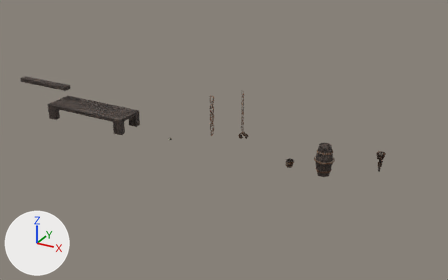
One commit to the Blender file Environnements Pre-tests/The Great Prison/Props/props 2.blend: the scene before it, then after it.
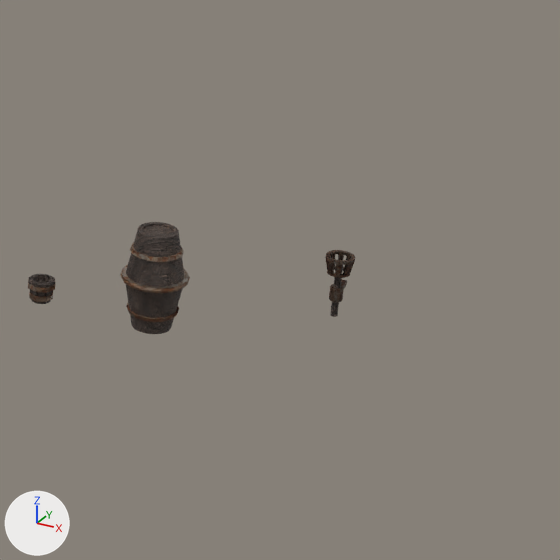
Each version is shown whole from a 50 mm camera at (25.91, -29.28, 15.38) aimed at (9.6, 0.37, 0.55), then close up on the part from 62% to 100% of the width and 27% to 88% of the height. The axes (+X, +Y, +Z) are drawn at lower left. The lights are the same throughout. The last two pictures show the newer version.

Objects in the first close-up: 'Barrel', 'Bucket', 'Torch Holder'.
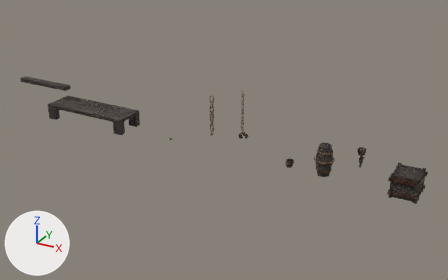
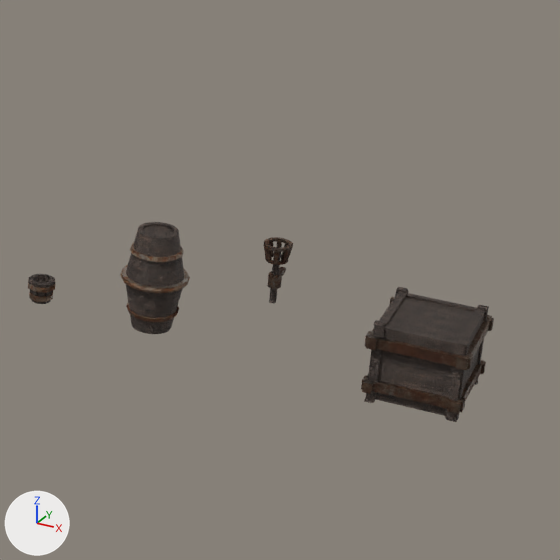
What differs and where, as boxes (x1, y1, x2, y2) in the close-ups (560 x 560 px):
'Cube', added
    after: (361, 287, 494, 422)
    faces in mat_wood_material: (364, 287, 489, 422)
    faces in mat_heavily_rusted_material: (361, 297, 494, 414)
'Torch Holder', moved
    before: (325, 250, 355, 317)
    after: (264, 237, 293, 303)

What changed in the scene script:
```text
Add me_cube_003:
    me_cube_003.from_pydata(...)  # 352 vertices, 350 faces; spans x -1.19..1.19, y -1.22..1.22, z -1.14..1.14
    # faces by material slot: [182, 168]
    me_cube_003.materials.append(mat_wood_material)
    me_cube_003.materials.append(mat_heavily_rusted_material)
Change ob_torch_holder:
    ob_torch_holder.location: (19.0, 0.0, 1.3) -> (18.0, 0.0, 1.3)
Add ob_cube:
    ob_cube = bpy.data.objects.new('Cube', me_cube_003)
    ob_cube.location = (20.5, 0.0, 0.6)
    ob_cube.scale = (0.672, 0.693, 0.596)
```
